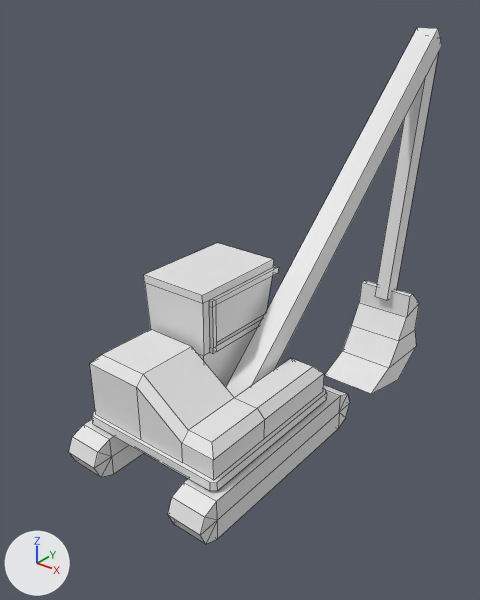
One commit to the Blender file public/meshes/pelleteuse.blend: the scene before it, then after it.
Before and after are seen from a 50 mm lens placed at (4.31, -4.94, 4.86), pointed at (-0.32, 0.85, 1.27). Lighting does not change. The marker at lower left points along +X, +Y and +Z. The first picture is the older version. Mesh edges are drawn as thin lines.

In view in the first picture: '0-base', '1-cabine', '2-bras_0', '3-bras_1', '4-godet'.
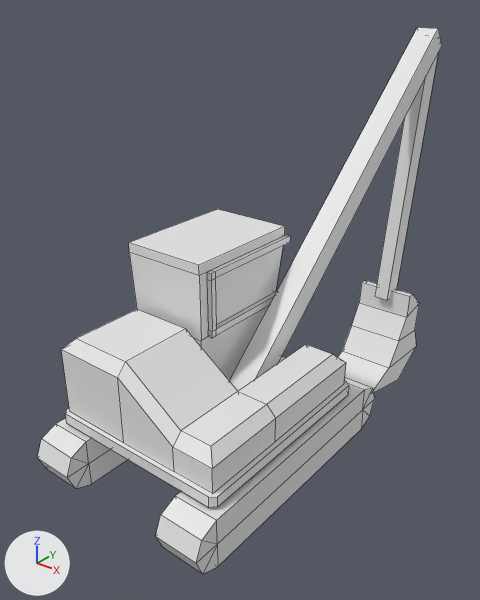
Commit message: Can drive / undrive a pelleteuse.

The change, as a diff of the scene's bpy script:
```diff
--- a/public/meshes/pelleteuse.blend.py
+++ b/public/meshes/pelleteuse.blend.py
@@ me_cube @@
 # used by ob_0_base; location = (0.0, 0.0, 0.0); rotation_euler = (0.0, 0.0, 6.283), in degrees (0, 0, 360)
-me_cube.from_pydata(...)  # 56 vertices, 66 faces; spans x -1.0..1.0, y -1.42..1.42, z -0.25..0.25
+me_cube.from_pydata(...)  # 56 vertices, 66 faces; spans x -1.2..1.2, y -1.7..1.7, z -0.3..0.3
+# me_cube part 1: the whole mesh is scaled about its middle by 1.2
 me_cube.materials.append(mat_material)
@@ me_cube_001 @@
 # used by ob_1_cabine; location = (0.0, 0.0, 0.28); rotation_euler = (0.0, 0.0, 6.283), in degrees (0, 0, 360)
-me_cube_001.from_pydata(...)  # 111 vertices, 81 faces; spans x -0.98..0.93, y -1.13..1.19, z 0.0..1.51
+me_cube_001.from_pydata(...)  # 111 vertices, 81 faces; spans x -1.18..1.12, y -1.35..1.42, z 0.34..2.15
+# me_cube_001 part 2: the whole mesh is scaled about its middle by 1.2, then moved by (0.0, 0.01, 0.49)
@@ ob_1_cabine @@
 ob_1_cabine = bpy.data.objects.new('1-cabine', me_cube_001)
-ob_1_cabine.location = (0.0, 0.0, 0.28)
+ob_1_cabine.location = (0.0, 0.0, 0.0)
 ob_1_cabine.rotation_euler = (0.0, 0.0, 6.283)  # degrees (0, 0, 360)
```

Pixel boxes [x1, y1, x2, y2] of what changed, in the pictures (480 x 600 px):
'1-cabine', rescaled (21% wider, 20% taller): before [90, 243, 327, 491]; after [61, 209, 349, 508]
'0-base', rescaled (20% wider, 23% taller): before [69, 385, 350, 544]; after [37, 378, 374, 574]
